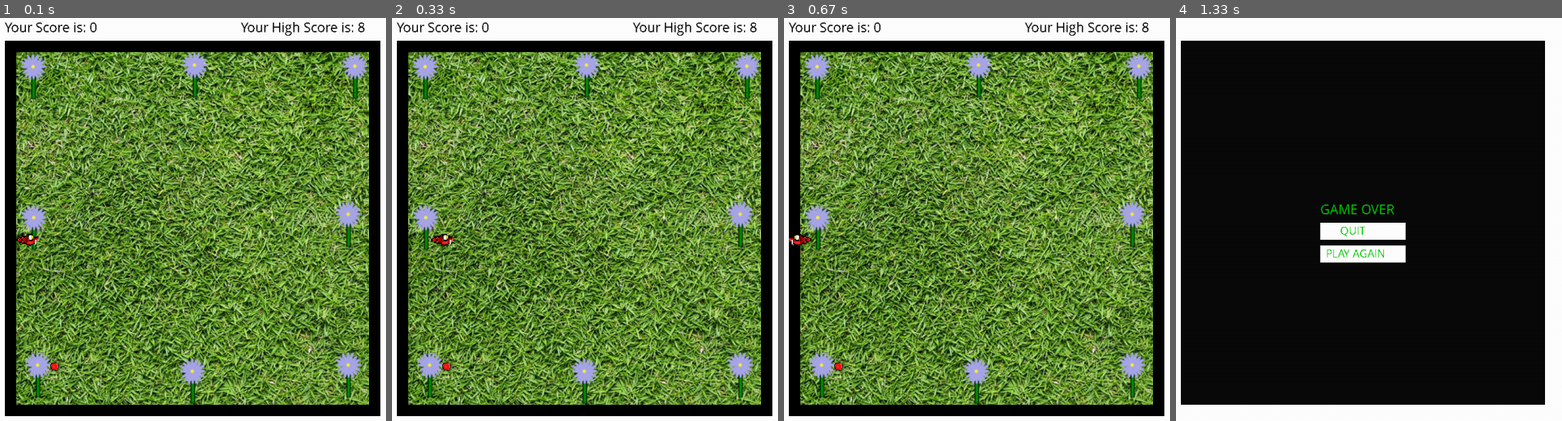
Above: before the commit, frames 1-4 (left to right).
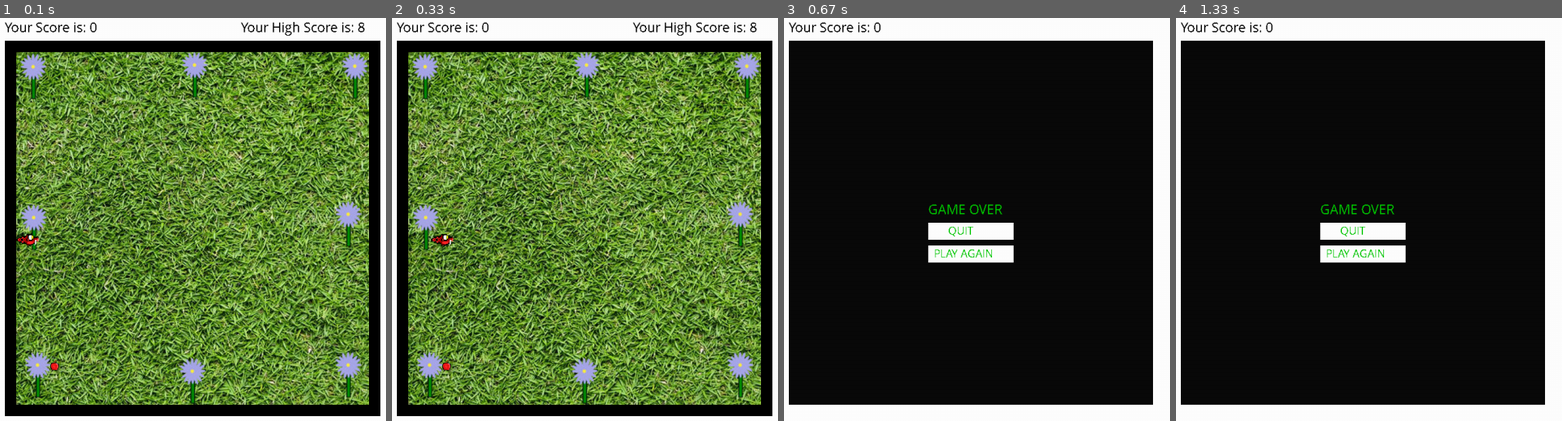
Above: after the commit, the same moments.

Repository: Deuzmo/SnakePythonGame
Game: pygame game, started from driver.py
Same seed, same stepped clock (60 frames per second), same inputs: the game is played once before the commit and once after it.
Inputs:
- Up to frame 1 (0.1 s): no input
- Up to frame 2 (0.33 s): no input
- Up to frame 3 (0.67 s): hold Left from 0.33 s (still down)
- Up to frame 4 (1.33 s): release Left at 0.87 s

Frames 1-2 are identical in both runs. In frame 3, 85% of the frame differs, in the area x 1-99%, y 1-99%; in frame 4, 0.2%.

Commit message:
More refactoring. Added aux functions. Board now in charge of rendering

Diff:
--- a/board.py
+++ b/board.py
@@ -1,9 +1,9 @@
 from constants import *
 import pygame
-import sys
 import score
 import snake
 import food
+import score_curr
 
 
 # set game screen size
@@ -14,6 +14,7 @@
 score_sec = score.Score()
 snake_obj = snake.Snake()
 food_obj = food.Food(snake_obj)
+score_obj = score_curr.Score_Curr() # Normal score tracker, not related to highscore
 
 # Updates Game High Score
 def update_score(new_score):
@@ -21,9 +22,9 @@
     screen.blit(score_sec.text, (735,0))
 
 # Updates current game score
-def update_curr_score(scoreObj):
-    scoreObj.update()
-    screen.blit(scoreObj.txt, (320, 0))
+def update_curr_score(score):
+    score.update()
+    screen.blit(score.txt, (320, 0))
 
 # Displays Game Over view
 # TODO: Fix fitment of text
@@ -48,19 +49,25 @@
     res = txt.render('PLAY AGAIN', False, (0,200,0))
     screen.blit(res, (575,400))
 
-    pygame.display.update()
-
 
 # Renders the given item into the board.
 def render_item(x, y, item):
     screen.blit(item, (x, FRAME_HEIGHT-y))
 
 
-def draw_food(food_obj):
-    render_item(food_obj.position[0], food_obj.position[1], food_obj.food)
+def draw_food(food):
+    render_item(food.position[0], food.position[1], food.food)
+
+
+def draw_score(score):
+    txt_str = 'Your Score is: {}'.format(score.curr)
+    font = pygame.font.SysFont('Comic Sans MS', 25)
+    img = font.render(txt_str, False, (0, 0, 0))
+    render_item(320, 720, img)
 
 
 def draw_snake(snake, food):
+
     # this first 3 lines would be used to properly render the head according
     # to the food positionn. Stolen from the move function, teehee
     headpos = snake.getheadpos()
@@ -110,23 +117,32 @@
             render_item(p[0], p[1], snake.snekbadi)
 
 
+# Function handles logic for deciding what to draw at every frame
 def draw_all():
-    draw_food(food_obj)
-    draw_snake(snake_obj, food_obj)
+    if (snake_obj.alive):
+        displayboard()
+        draw_score(score_obj)
+        draw_food(food_obj)
+        draw_snake(snake_obj, food_obj)
+    else:
+        game_over()
+        draw_score(score_obj)
 
 
+
+
+def reinitialize():
+    global snake_obj
+    global food_obj
+    snake_obj = snake.Snake()
+    food_obj = food.Food(snake_obj)
+    score_obj.reset()
+
 # keeps screen printed until game is quit
-def displayboard(scoreObj):
-    # Handles window closure
-    for event in pygame.event.get():
-        if event.type == pygame.QUIT:
-            sys.exit()
+def displayboard():
 
     # make screen background white
     screen.fill(pygame.Color(255, 255, 255, 255))
-
-    # insert score counter
-    screen.blit(scoreObj.txt, (320, 0))
 
     # high score
     screen.blit(score_sec.text, (735, 0))
@@ -146,6 +162,3 @@
     #draw grass texture
     background = pygame.image.load('img/grass.jpg')
     screen.blit(background, (340, 60))
-
-    # update display
-    #pygame.display.flip()
--- a/driver.py
+++ b/driver.py
@@ -2,6 +2,7 @@
 from highscore import HighScore
 import board
 import score_curr
+import sys
 
 
 def set_score(curr_score, score):
@@ -19,47 +20,46 @@
     # High Score constructor
     score = HighScore()
 
-    # Score constructor
-    scoreObj = score_curr.Score_Curr()
-    curr_score = 0
-
     while gaming:
         clock.tick(12)
-        board.snake_obj.update_pos()
-        board.displayboard(scoreObj)
-        # Return something to signify valid move
-        bad_move = board.snake_obj.move()
-        if bad_move:
-            board.game_over()
+
+        if (board.snake_obj.alive):
+            # Process input during game session
             for event in pygame.event.get():
-                if event.type == pygame.MOUSEBUTTONDOWN:
+                if event.type == pygame.QUIT:
+                    pygame.quit()
+                    sys.exit()
+                if event.type == pygame.KEYDOWN:
+                    board.snake_obj.input_handler(event)
+
+            board.snake_obj.move()
+
+            if board.snake_obj.getheadpos() == board.food_obj.position:
+                board.snake_obj.grow()
+                board.food_obj.update_pos(board.snake_obj)
+                board.score_obj.update()
+
+        else:
+            # Process input in Game Over screen
+            for event in pygame.event.get():
+
+                if event.type == pygame.QUIT:
+                    pygame.quit()
+                    sys.exit()
+                elif event.type == pygame.MOUSEBUTTONDOWN:
                     mouse = pygame.mouse.get_pos()
 
-                    # QUIT
+                    # QUIT (TODO: return to main menu instead of quit)
                     if mouse[0] >= 565 and mouse[0] <= 715 and mouse[1] >= 360 and mouse[1] <= 390:
-                        set_score(curr_score, score)
                         pygame.quit()
                         sys.exit()
                     # PLAY AGAIN
                     if mouse[0] >= 565 and mouse[0] <= 715 and mouse[1] >= 400 and mouse[1] <= 430:
-                        main()
-        else:
-            if board.snake_obj.getheadpos() == board.food_obj.position:
-                board.snake_obj.length += 1
-                curr_score += 1
-                board.food_obj.update_pos(board.snake_obj)
-                scoreObj.update()
-                if curr_score > score.score:
-                    # set new high score on screen
-                    board.update_score(curr_score)
+                        board.reinitialize()
 
-            board.draw_all()
-            pygame.display.update()
-
-    # Game Over
-    set_score(curr_score, score)
-    pygame.quit()
-    quit()
+        # Render changes
+        board.draw_all()
+        pygame.display.update()
 
 
 if __name__ == "__main__":
--- a/food.py
+++ b/food.py
@@ -7,8 +7,13 @@
         self.lastpos = (0, 0)
         self.food = pygame.image.load('img/Apple20px.png')
         self.update_pos(snake)
+        self.spawn_again = True
 
     def update_pos(self, snake):
+        if (not snake.alive):
+            self.spawn_again = False
+            return
+
         self.lastpos = self.position
         self.position = (random.randint(17, (46)) * 20
                          , random.randint(3, (32)) * 20)  # these ranges are based on the board coordinates.
--- a/score_curr.py
+++ b/score_curr.py
@@ -16,6 +16,9 @@
 		txt = pygame.font.SysFont('Comic Sans MS', 25)
 		return txt.render(txt_str, False, (0, 0, 0))
 
+	def reset(self):
+		self.curr = 0
+
 	def update(self):
 		self.curr += 1
 		self.txt = self.make_txt(self.curr)
--- a/snake.py
+++ b/snake.py
@@ -21,6 +21,10 @@
         self.taildown = pygame.image.load('img/TailDown20px.png')
         self.tailleft = pygame.image.load('img/TailLeft20px.png')
         self.tailright = pygame.image.load('img/TailRight20px.png')
+        self.alive = True
+
+    def grow(self):
+        self.length += 1
 
     def getheadpos(self):
         return self.positions[0]
@@ -39,21 +43,21 @@
         current = self.getheadpos()
         x, y = self.direction
         new = (current[0] + x * GRID_SIZE, current[1] + y * GRID_SIZE)
+
+        # Self-collision check
         if len(self.positions) > 3 and new in self.positions[2:]:
-            print("Oh no!")
-            return True
-        elif (self.positions[0][0] <= 320 #  adds functionality that prevents snek from moving beyond boarder
-                or self.positions[0][0] >= 960
-                or self.positions[0][1] <= 40
-                or self.positions[0][1] >= 680):
-            return True
+            self.alive = False
+        # Border Collision check
+        elif (new[0] <= 320 or new[0] >= 960
+                or new[1] <= 40 or new[1] >= 680):
+            self.alive = False
         else:
             self.positions.insert(0, new)
             if self.length < len(self.positions):
                 self.positions.pop()
-            return False
+            self.alive = True
 
-    def handle_keys(self, event):
+    def input_handler(self, event):
         if event.type == pygame.KEYDOWN:
             if event.key == pygame.K_UP:
                 self.turn(UP)
@@ -63,7 +67,3 @@
                 self.turn(LEFT)
             elif event.key == pygame.K_RIGHT:
                 self.turn(RIGHT)
-
-    def update_pos(self):
-        for event in pygame.event.get():
-            self.handle_keys(event)
Not shown, changed: .gitignore
